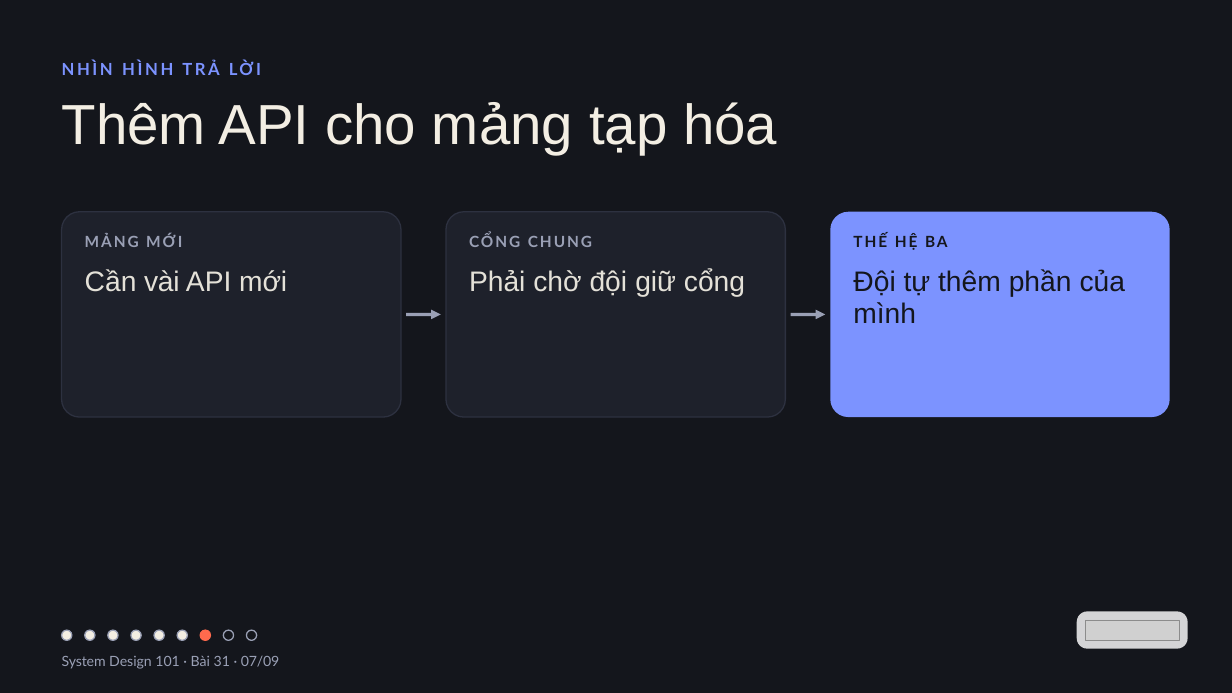
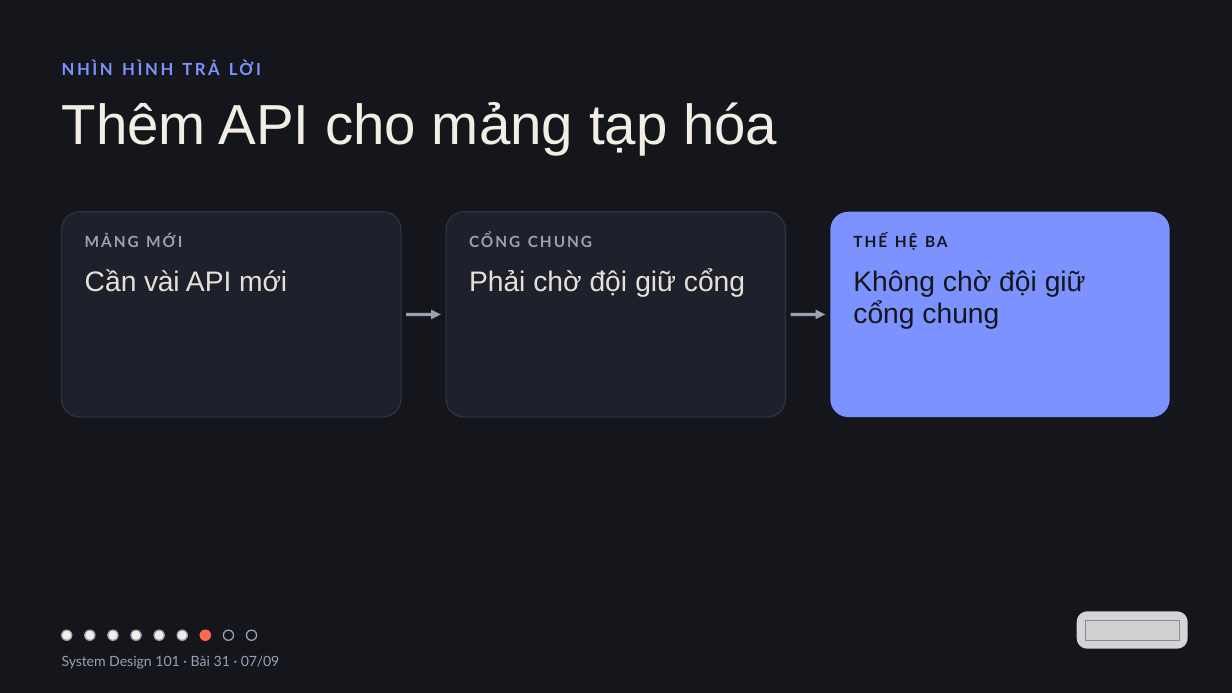
Before and after one commit to vohoailinh90/tool-marketing-studio, a slide deck: slide 7 of system-design-101/vi/lessons/sd-02-031/slides/sd-02-031.pptx. Drawn at 1232x693 pixels with LibreOffice and Linux fonts; fonts in the diff are those of the drawing; grey boxes stand for pictures. Boxes give left, top, right and bottom in pixels: in the first picture for what was removed or moved away, otherwise in the second. Text is boxed around its words. In the diff, an @@ line names an element or a change of style, - is before the commit and + after.

```diff
--- a/system-design-101/vi/lessons/sd-02-031/slides/sd-02-031.pptx
+++ b/system-design-101/vi/lessons/sd-02-031/slides/sd-02-031.pptx
@@ text at box(853, 270, 1086, 329): text changed @@
-Đội tự thêm phần của mình
+Không chờ đội giữ cổng chung
```
Also in this commit, not shown: 1 other slide changed, 10 other files.
